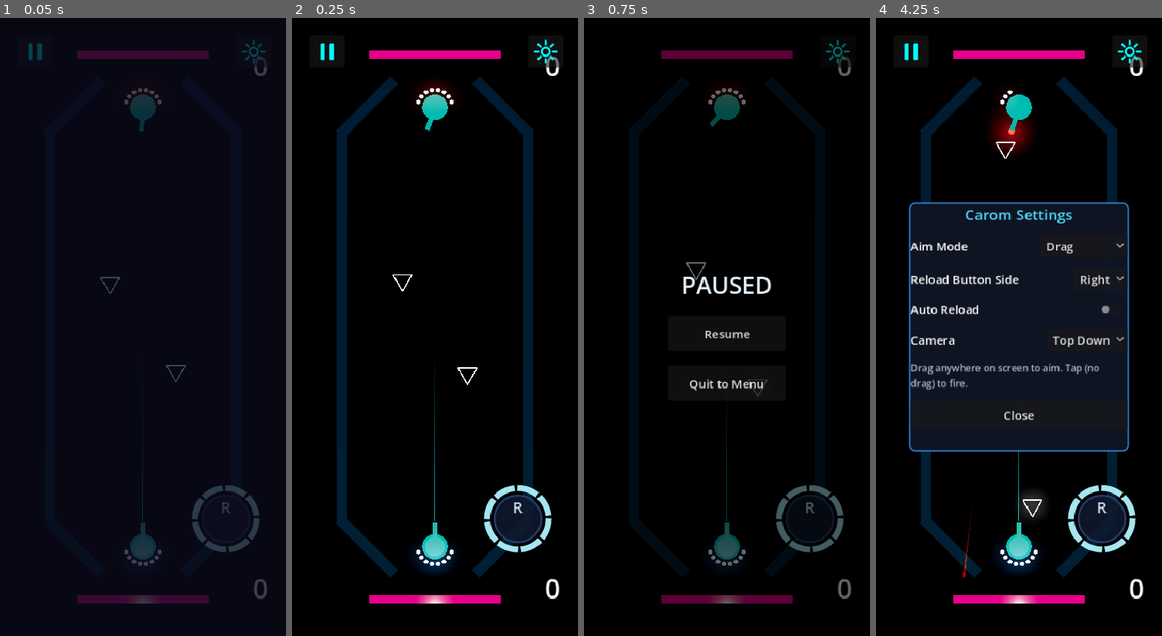
Above: before the commit, frames 1-4 (left to right).
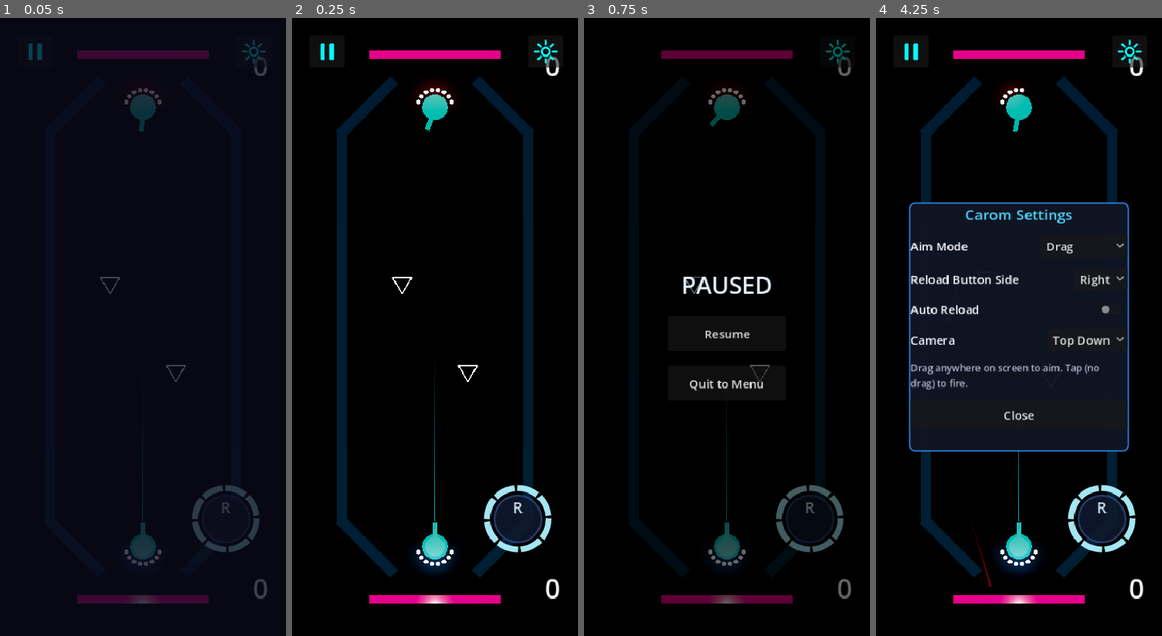
Above: after the commit, the same moments.

Repository: mchambers-mojang/sweet-vinegar-games
Game: Godot game, scene res://carom/scenes/carom_arena.tscn
The game is run twice, just before and just after one commit, with the same random seed, the same clock (stepped at 60 frames per second) and the same inputs. This scene is started directly instead of the project's main scene.
Inputs (mouse positions are in pixels of both pictures, inside the frame that each line leads up to):
- Up to frame 1 (0.05 s): no input
- Up to frame 2 (0.25 s): no input
- Up to frame 3 (0.75 s): click (618, 48) at 0.5 s
- Up to frame 4 (4.25 s): click "Resume" at 1.25 s; click (1130, 48) at 2 s; click "Drag" at 2.75 s; click "Right" at 3.5 s

Frame 1 is identical in both runs. In frame 2, 0.1% of the frame differs, in the area x 34-66%, y 41-60%; in frame 3, 0.1%; in frame 4, 1.3%, in the area x 30-59%, y 10-92%.

Commit message:
fix(sim): two-body impulse, collision events, and stall nudge scaling in SimWorld

Diff:
--- a/carom/scripts/carom_sim_bridge.gd
+++ b/carom/scripts/carom_sim_bridge.gd
@@ -400,7 +400,8 @@
 			if len > 0:
 				best_dir = FP.FPVec2.normalize(raw)
 
-	var nudge: int = FP.from_float(puck.stall_nudge_force)
+	# Scale force → velocity change: Δv = F * dt / m  (mirrors apply_central_force semantics)
+	var nudge: int = FP.from_float(puck.stall_nudge_force * TICK_DURATION / FP.to_float(body.mass))
 	body.velocity = FP.FPVec2.add(body.velocity, FP.FPVec2.scale(best_dir, nudge))
 
 
--- a/carom/scripts/sim/sim_world.gd
+++ b/carom/scripts/sim/sim_world.gd
@@ -312,19 +312,32 @@
 	if not colliding:
 		return
 
-	# Push circle out along minimum depth axis
+	# Positional correction — mass-weighted split (heavier body moves less)
+	var inv_poly: int   = FP.div(FP.ONE, poly.mass)
+	var inv_circle: int = FP.div(FP.ONE, circle.mass)
+	var total_inv: int  = inv_poly + inv_circle
+	poly.position = FP.FPVec2.sub(poly.position,
+		FP.FPVec2.scale(best_normal, FP.mul(min_depth, FP.div(inv_poly, total_inv))))
 	circle.position = FP.FPVec2.add(circle.position,
-		FP.FPVec2.scale(best_normal, min_depth))
-
-	# Impulse (treat polygon as immovable for now — large mass)
-	var vn: int = FP.FPVec2.dot(circle.velocity, best_normal)
+		FP.FPVec2.scale(best_normal, FP.mul(min_depth, FP.div(inv_circle, total_inv))))
+
+	# Two-body impulse — transfers momentum from circle (projectile) to poly (puck)
+	var rel_v: Dictionary = FP.FPVec2.sub(circle.velocity, poly.velocity)
+	var vn: int = FP.FPVec2.dot(rel_v, best_normal)
 	if vn >= 0:
-		return
+		return  # already separating
 
 	var e: int = _min_int(poly.restitution, circle.restitution)
-	var delta_vn: int = FP.mul(FP.ONE + e, vn)
-	var correction: Dictionary = FP.FPVec2.scale(best_normal, delta_vn)
-	circle.velocity = FP.FPVec2.sub(circle.velocity, correction)
+	var j: int = FP.div(FP.mul(-(FP.ONE + e), vn), total_inv)
+
+	var impulse: Dictionary = FP.FPVec2.scale(best_normal, j)
+	poly.velocity   = FP.FPVec2.sub(poly.velocity,   FP.FPVec2.scale(impulse, inv_poly))
+	circle.velocity = FP.FPVec2.add(circle.velocity, FP.FPVec2.scale(impulse, inv_circle))
+
+	# Record collision event for render adapters (e.g. projectile impact VFX)
+	var contact_x: int = (poly.position.x + circle.position.x) >> 1
+	var contact_y: int = (poly.position.y + circle.position.y) >> 1
+	collision_events.append({body_id = circle.id, other_id = poly.id, pos_x = contact_x, pos_y = contact_y})
 
 # --- Polygon–Wall (vertex penetration checks) ---
 
